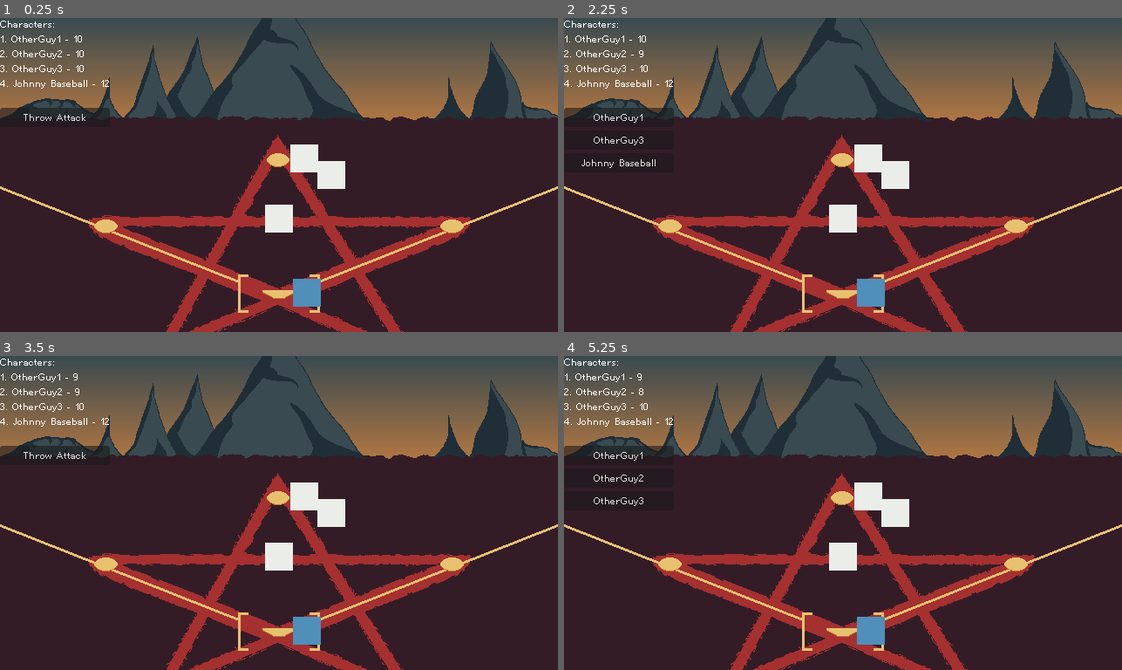
Above: before the commit, frames 1-4 (two rows, left to right).
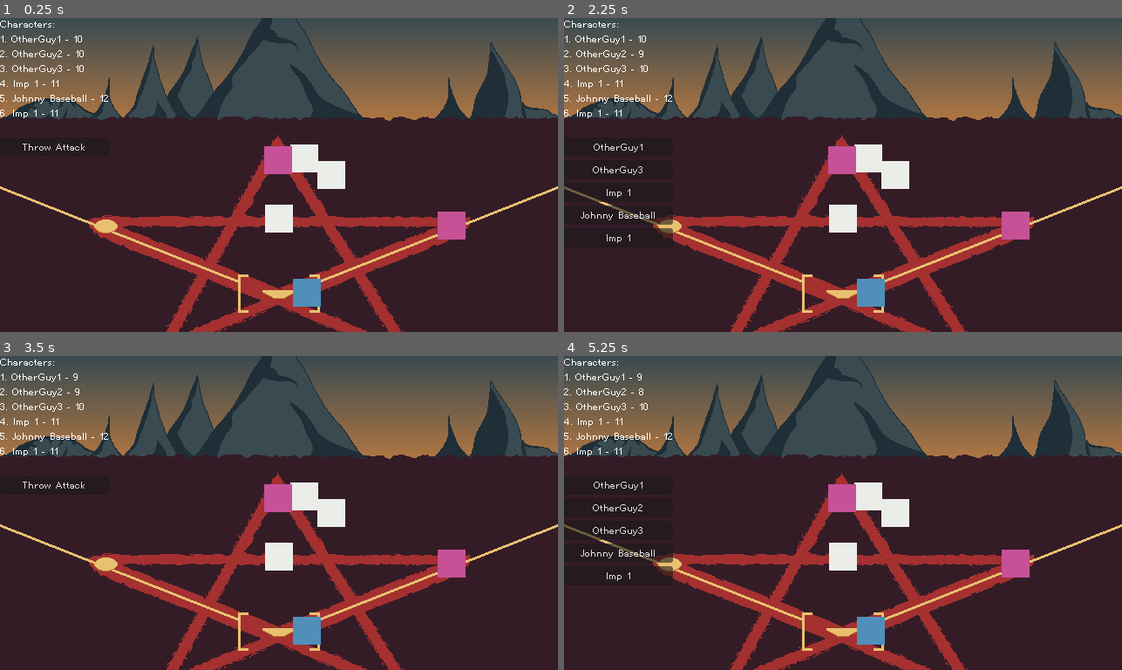
Above: after the commit, the same moments.

Repository: JacquesJajo/ludum-dare-59
Game: Godot game, scene res://scenes/game.tscn
Same seed, same stepped clock (60 frames per second), same inputs: the game is played once before the commit and once after it.
Inputs:
- Up to frame 1 (0.25 s): no input
- Up to frame 2 (2.25 s): click "Throw Attack" at 0.5 s; click "OtherGuy2" at 1.25 s; click "Throw Attack" at 2 s
- Up to frame 3 (3.5 s): click "OtherGuy1" at 2.75 s
- Up to frame 4 (5.25 s): click "Throw Attack" at 3.5 s; click "OtherGuy2" at 4.25 s; click "Swing Attack" (after the commit: "Throw Attack") at 5 s

The runs differ from the first frame. In frame 1, 1.7% of the frame differs, in the area x 0-84%, y 19-71%; in frame 2, 2.3%; in frame 3, 1.7%; in frame 4, 2.3%, in the area x 0-84%, y 19-72%.

Commit message:
added some party members and base running

Diff:
--- a/scenes/actions/action.gd
+++ b/scenes/actions/action.gd
@@ -12,6 +12,7 @@
 var critical: bool = false
 
 signal action_complete
+signal affect_bases(user: Character)
 
 func do_action() -> void:
 	pass
--- a/scenes/actions/swing_attack.gd
+++ b/scenes/actions/swing_attack.gd
@@ -6,7 +6,7 @@
 	var roll: int = randi_range(1, 20) + user.swing_bonus
 	print(roll)
 	if roll >= target.armour_class:
-		# TODO: hit roll based on swing stats
+		# TODO: more complex damage / to hit
 		target.take_damage(user.strength)
 	if roll >= CRITICAL:
 		print("critical!")
@@ -14,6 +14,7 @@
 
 	user.gfx.move_complete.connect(_base_moved)
 	user.gfx.move_sprite(user.base_manager.bases[user.base_index + 1], 128.0)
+	affect_bases.emit(user)
 
 func _base_moved() -> void:
 	user.base_index += 1
@@ -27,3 +28,4 @@
 	else:
 		critical = false
 		user.gfx.call_deferred("move_sprite", user.base_manager.bases[user.base_index + 1], 128.0)
+		affect_bases.emit(user)
--- a/scenes/baseball_arena.tscn
+++ b/scenes/baseball_arena.tscn
@@ -21,6 +21,10 @@
 atlas = ExtResource("5_kx73q")
 region = Rect2(0, 0, 32, 32)
 
+[sub_resource type="AtlasTexture" id="AtlasTexture_bdoy6"]
+atlas = ExtResource("5_kx73q")
+region = Rect2(96, 0, 32, 0)
+
 [node name="BaseballArena" type="Node2D"]
 
 [node name="Background" type="Sprite2D" parent="."]
@@ -28,60 +32,86 @@
 
 [node name="CharacterManager" parent="." node_paths=PackedStringArray("ui_layer", "character_list", "action_manager", "gfx_manager", "base_manager", "pitcher_plate") instance=ExtResource("1_hv8q3")]
 ui_layer = NodePath("../UILayer")
-character_list = [NodePath("../JohnnyBaseball"), NodePath("../OtherGuy1"), NodePath("../OtherGuy2"), NodePath("../OtherGuy3")]
+character_list = [NodePath("JohnnyBaseball"), NodePath("OtherGuy1"), NodePath("OtherGuy2"), NodePath("OtherGuy3"), NodePath("Imp1"), NodePath("Imp2")]
 action_manager = NodePath("../ActionManager")
 gfx_manager = NodePath("../GFXManager")
 base_manager = NodePath("../Bases")
 pitcher_plate = NodePath("../PitcherPlate")
 
-[node name="ActionManager" parent="." node_paths=PackedStringArray("ui_layer", "gfx_manager") instance=ExtResource("2_8b67c")]
-ui_layer = NodePath("../UILayer")
-gfx_manager = NodePath("../GFXManager")
-
-[node name="JohnnyBaseball" parent="." node_paths=PackedStringArray("gfx") instance=ExtResource("2_jtmev")]
+[node name="JohnnyBaseball" parent="CharacterManager" node_paths=PackedStringArray("gfx") instance=ExtResource("2_jtmev")]
 character_name = "Johnny Baseball"
 initiative_bonus = 3
 strength = 3
 max_health = 12
 swing_bonus = 4
 armour_class = 10
-is_batter = true
-gfx = NodePath("../GFXManager/JohnnyBaseball")
+initial_base_index = -1
+state = 1
+gfx = NodePath("../../GFXManager/JohnnyBaseball")
 
-[node name="SwingAttack" parent="JohnnyBaseball" instance=ExtResource("3_h5k57")]
+[node name="SwingAttack" parent="CharacterManager/JohnnyBaseball" instance=ExtResource("3_h5k57")]
 
-[node name="HitAndRunAttack" parent="JohnnyBaseball" instance=ExtResource("4_8b67c")]
+[node name="HitAndRunAttack" parent="CharacterManager/JohnnyBaseball" instance=ExtResource("4_8b67c")]
 
-[node name="OtherGuy1" parent="." node_paths=PackedStringArray("gfx") instance=ExtResource("2_jtmev")]
+[node name="OtherGuy1" parent="CharacterManager" node_paths=PackedStringArray("gfx") instance=ExtResource("2_jtmev")]
 character_name = "OtherGuy1"
 initiative_bonus = 1
 strength = 1
 max_health = 10
 armour_class = 10
-is_pitcher = true
-gfx = NodePath("../GFXManager/OtherGuy1")
+state = 2
+gfx = NodePath("../../GFXManager/OtherGuy1")
 
-[node name="ThrowAttack" parent="OtherGuy1" instance=ExtResource("5_woeuh")]
+[node name="ThrowAttack" parent="CharacterManager/OtherGuy1" instance=ExtResource("5_woeuh")]
 
-[node name="OtherGuy2" parent="." node_paths=PackedStringArray("gfx") instance=ExtResource("2_jtmev")]
+[node name="OtherGuy2" parent="CharacterManager" node_paths=PackedStringArray("gfx") instance=ExtResource("2_jtmev")]
 character_name = "OtherGuy2"
 initiative_bonus = 1
 strength = 1
 max_health = 10
 armour_class = 10
-gfx = NodePath("../GFXManager/OtherGuy2")
+gfx = NodePath("../../GFXManager/OtherGuy2")
 
-[node name="ThrowAttack" parent="OtherGuy2" instance=ExtResource("5_woeuh")]
+[node name="ThrowAttack" parent="CharacterManager/OtherGuy2" instance=ExtResource("5_woeuh")]
 
-[node name="OtherGuy3" parent="." node_paths=PackedStringArray("gfx") instance=ExtResource("2_jtmev")]
+[node name="OtherGuy3" parent="CharacterManager" node_paths=PackedStringArray("gfx") instance=ExtResource("2_jtmev")]
 character_name = "OtherGuy3"
 initiative_bonus = 1
 strength = 1
 max_health = 10
 armour_class = 10
-gfx = NodePath("../GFXManager/OtherGuy3")
+gfx = NodePath("../../GFXManager/OtherGuy3")
 
-[node name="ThrowAttack" parent="OtherGuy3" instance=ExtResource("5_woeuh")]
+[node name="ThrowAttack" parent="CharacterManager/OtherGuy3" instance=ExtResource("5_woeuh")]
+
+[node name="Imp1" parent="CharacterManager" node_paths=PackedStringArray("gfx") instance=ExtResource("2_jtmev")]
+character_name = "Imp 1"
+initiative_bonus = 2
+strength = 3
+max_health = 11
+swing_bonus = 2
+armour_class = 12
+state = 3
+gfx = NodePath("../../GFXManager/Imp1")
+
+[node name="ThrowAttack" parent="CharacterManager/Imp1" instance=ExtResource("5_woeuh")]
+
+[node name="Imp2" parent="CharacterManager" node_paths=PackedStringArray("gfx") instance=ExtResource("2_jtmev")]
+character_name = "Imp 1"
+initiative_bonus = 2
+strength = 3
+max_health = 11
+swing_bonus = 2
+armour_class = 12
+initial_base_index = 1
+state = 3
+gfx = NodePath("../../GFXManager/Imp2")
+
+[node name="ThrowAttack" parent="CharacterManager/Imp2" instance=ExtResource("5_woeuh")]
+
+[node name="ActionManager" parent="." node_paths=PackedStringArray("ui_layer", "gfx_manager") instance=ExtResource("2_8b67c")]
+ui_layer = NodePath("../UILayer")
+gfx_manager = NodePath("../GFXManager")
 
 [node name="Bases" type="Node2D" parent="."]
 script = ExtResource("9_qrtu0")
@@ -115,8 +145,15 @@
 [node name="OtherGuy3" parent="GFXManager" instance=ExtResource("11_owi6g")]
 texture = SubResource("AtlasTexture_p75ep")
 
+[node name="Imp1" parent="GFXManager" instance=ExtResource("11_owi6g")]
+texture = SubResource("AtlasTexture_bdoy6")
+
+[node name="Imp2" parent="GFXManager" instance=ExtResource("11_owi6g")]
+texture = SubResource("AtlasTexture_bdoy6")
+
 [node name="UILayer" parent="." instance=ExtResource("3_jtmev")]
 
+[connection signal="affect_bases" from="CharacterManager/JohnnyBaseball/SwingAttack" to="CharacterManager" method="_run_those_on_base"]
 [connection signal="action_selected" from="ActionManager" to="CharacterManager" method="_on_action_manager_action_selected"]
 
-[editable path="JohnnyBaseball"]
+[editable path="CharacterManager/JohnnyBaseball"]
--- a/scenes/characters/character.gd
+++ b/scenes/characters/character.gd
@@ -3,6 +3,13 @@
 class_name Character
 
 const MAX_INITIATIVE: int = 100
+
+enum State { # I don't know anything about baseball
+	FIELDER,
+	BATTER,
+	PITCHER,
+	ON_BASE
+}
 
 @export var character_name: String
 
@@ -14,8 +21,9 @@
 @export var swing_bonus: int
 @export var armour_class: int
 
-@export var is_pitcher: bool
-@export var is_batter: bool
+@export var initial_base_index: int
+
+@export var state: State
 
 @export var gfx: CharacterSprite
 
@@ -33,10 +41,10 @@
 func reset():
 	health = max_health
 	magic = max_magic
-	base_index = -1
+	base_index = initial_base_index
 
 func roll_initiative():
-	if is_pitcher:
+	if state == State.PITCHER:
 		initiative = MAX_INITIATIVE
 		return
 
@@ -52,3 +60,15 @@
 			actions.append(child)
 
 	return actions
+
+func is_pitcher() -> bool:
+	return state == State.PITCHER
+
+func is_batter() -> bool:
+	return state == State.BATTER
+
+func is_on_base() -> bool:
+	return state == State.ON_BASE
+
+func is_fielder() -> bool:
+	return state == State.FIELDER
--- a/scenes/characters/character_manager.gd
+++ b/scenes/characters/character_manager.gd
@@ -26,11 +26,13 @@
 	base_manager.build_list()
 
 	for character: Character in character_list:
-		if character.is_pitcher:
+		if character.is_pitcher():
 			character.gfx.position = pitcher_plate.position
-		elif character.is_batter:
+		elif character.is_batter():
 			character.gfx.position = base_manager.bases[3]
-		else:
+		elif character.is_on_base():
+			character.gfx.position = base_manager.bases[character.initial_base_index]
+		elif character.is_fielder():
 			character.gfx.position = Vector2(randi_range(-128, 128), randi_range(-32, 32))
 		character.base_manager = base_manager
 
@@ -66,9 +68,18 @@
 	action_manager.execute_current()
 
 func _action_completed() -> void:
+	action_manager.action_to_execute.action_complete.disconnect(_action_completed)
 	character_index += 1
 
 	if character_index > character_list.size() - 1:
 		character_index = 0
 
 	action_manager.select_action(character_list[character_index])
+
+func _run_those_on_base(user: Character) -> void:
+	for character: Character in character_list:
+		if character != user and character.is_on_base():
+			character.gfx.move_sprite(character.base_manager.bases[character.base_index + 1], 128.0)
+			character.base_index += 1
+			if character.base_index >= character.base_manager.bases.size() - 1:
+				character.base_index = -1
Not shown: 1 places in scenes/baseball_arena.tscn that only renumber resources
